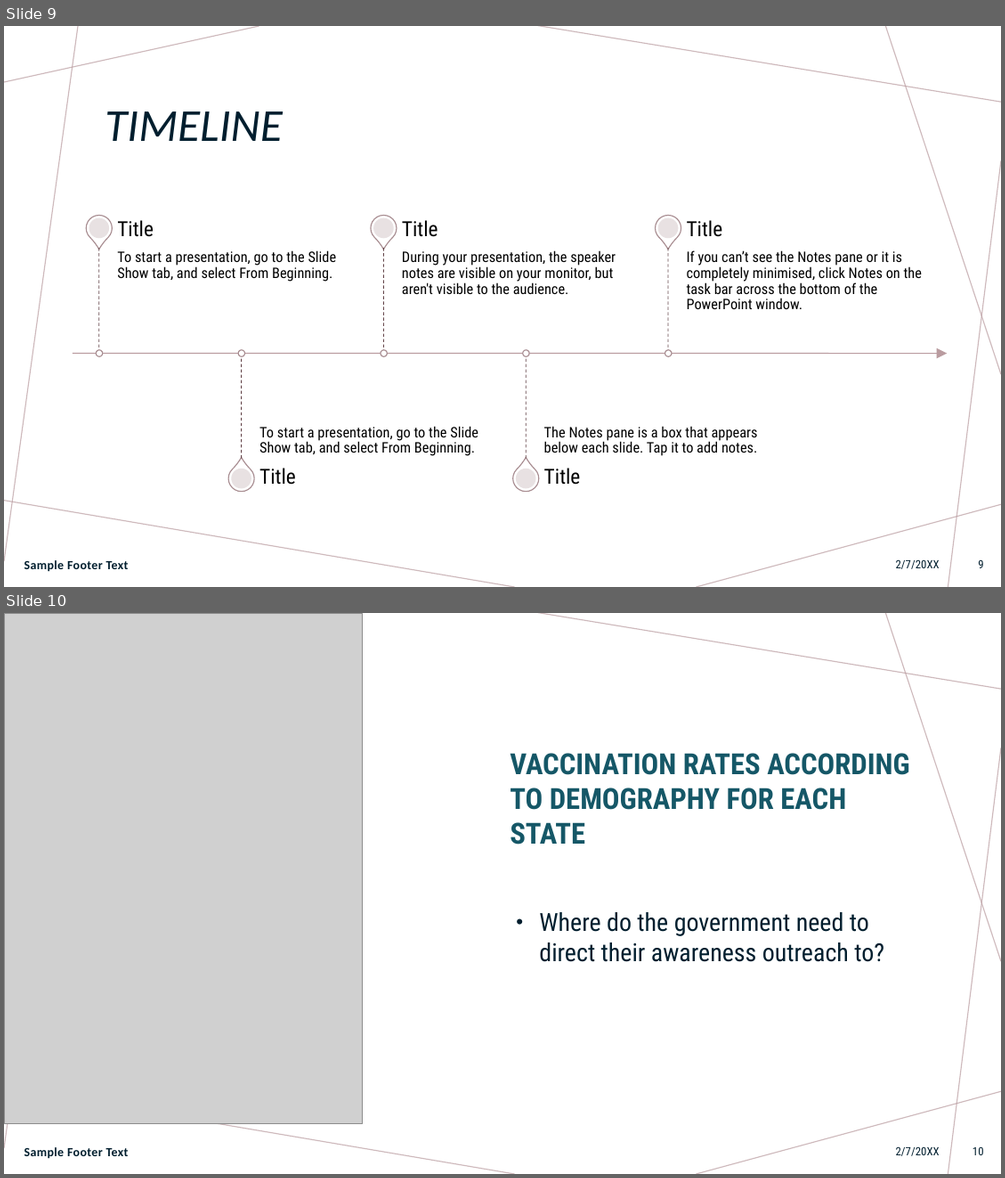
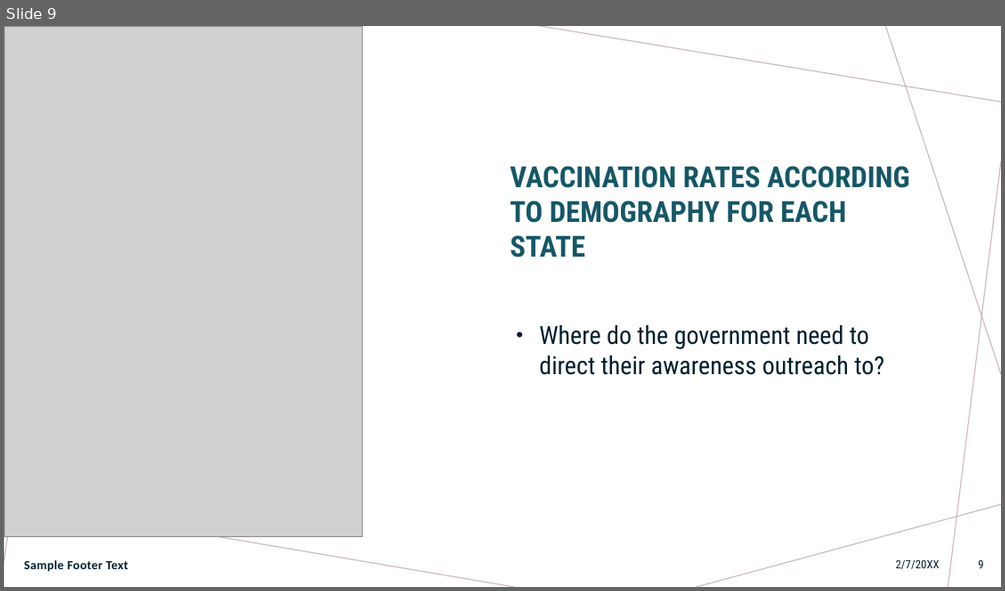
Before and after one commit to Edimayo5/Project3_group1, a slide deck: COVID VACCINATION and EDUCATION IN THE UNITED STATES-.pptx. Shown one above the other, each under a label of ours: slides 9 and 10 before the commit, slide 9 after it. The pictures are 1005x1178 and 1005x591 pixels, drawn with LibreOffice and Linux fonts; fonts in the diff are those of the drawing; grey boxes stand for pictures. Boxes give left, top, right and bottom in pixels: in the first picture for what was removed or moved away, otherwise in the second. Text is boxed around its words. In the diff, an @@ line names an element or a change of style, - is before the commit and + after.

```diff
--- a/COVID VACCINATION and EDUCATION IN THE UNITED STATES-.pptx
+++ b/COVID VACCINATION and EDUCATION IN THE UNITED STATES-.pptx
@@ slide 9 removed at (4,26,1001,587), background #FFFFFF; not listed: 7 template elements that a slide beside it also shows @@
@@ title removed at (105,111,282,141) @@
-TIMELINE
@@ group removed at (73,209,947,498): 10 ellipses, 10 texts, 5 teardrops, 5 lines, 1 arrow @@
-To start a presentation, go to the Slide Show tab, and select From Beginning.
-Title
-To start a presentation, go to the Slide Show tab, and select From Beginning.
-Title
-During your presentation, the speaker notes are visible on your monitor, but aren't visible to the audience.
-Title
-The Notes pane is a box that appears below each slide. Tap it to add notes.
-Title
-If you can’t see the Notes pane or it is completely minimised, click Notes on the task bar across the bottom of the PowerPoint window.
-Title
@@ text removed at (896,559,939,569) @@
-2/7/20XX
@@ page number removed at (978,559,983,568) @@
-9
@@ text removed at (24,560,129,572) @@
-Sample Footer Text
@@ what was slide 10 is now slide 9 @@
@@ page number at (978,559,983,568): text changed @@
-10
+9
```
Also in this commit, not shown: 5 slides changed.
